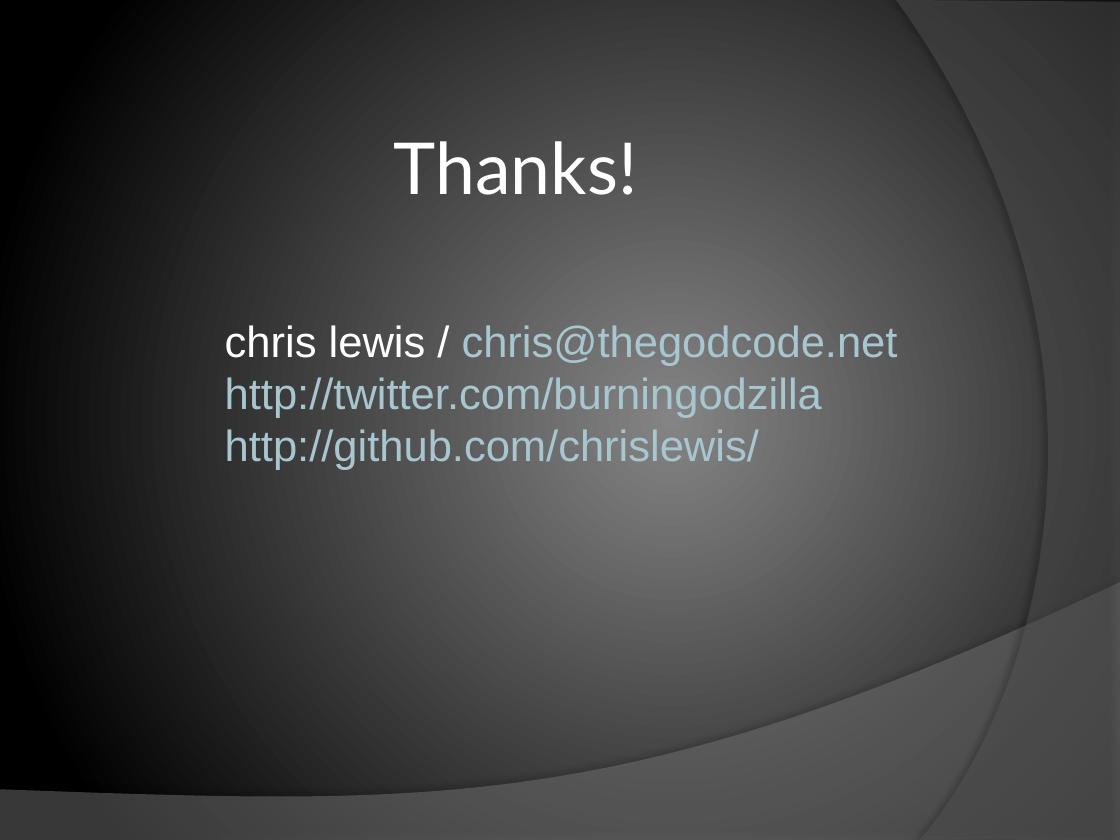
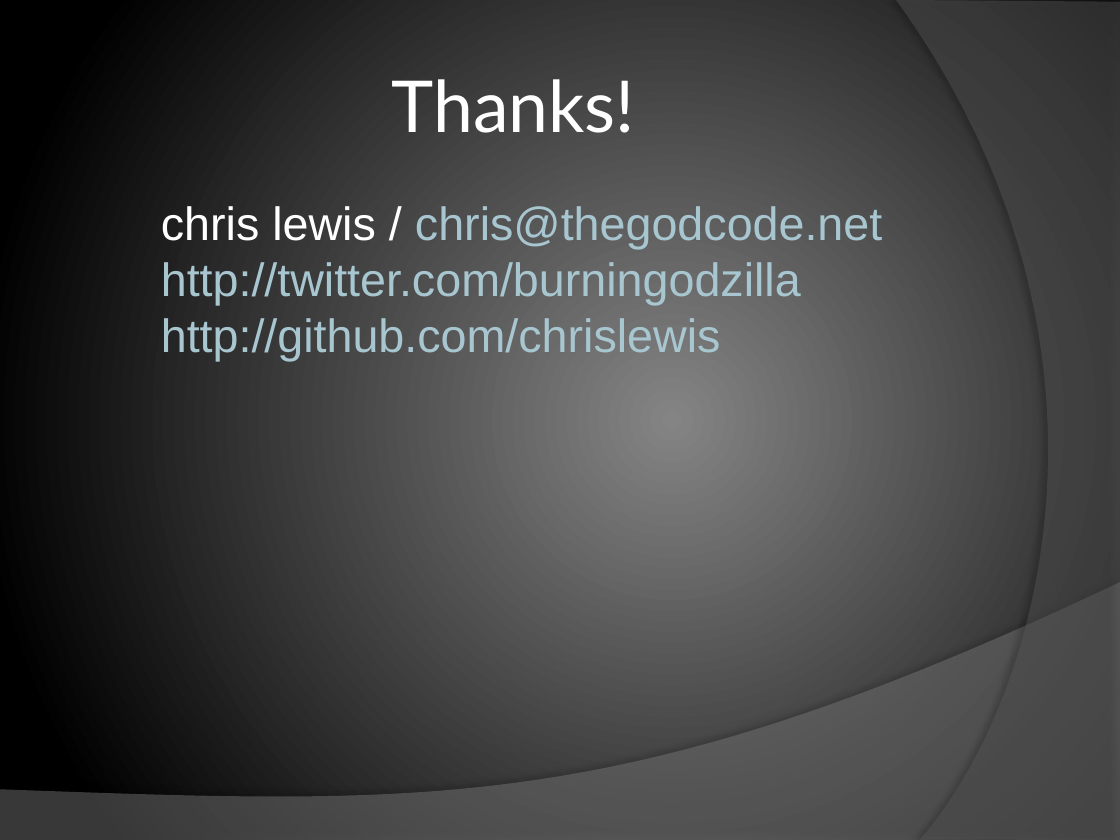
Before and after one commit to chrislewis/JaxFunc_0_ImperativelyFunctional, a slide deck: slide 31 of JaxFunc.pptx (slide 28 before the commit). Drawn at 1120x840 pixels with LibreOffice and Linux fonts; fonts in the diff are those of the drawing. Boxes give left, top, right and bottom in pixels: in the first picture for what was removed or moved away, otherwise in the second. Text is boxed around its words. In the diff, an @@ line names an element or a change of style, - is before the commit and + after.

```diff
--- a/JaxFunc.pptx
+++ b/JaxFunc.pptx
@@ title "Thanks!": place and size @@
-title "Thanks!" at <box>394,141,638,195</box>
+title "Thanks!" at <box>392,79,636,133</box>
@@ title "Thanks!" at <box>392,79,636,133</box>: alignment left to centre @@
@@ text "chris lewis / chris@thegodcode.net": place and size @@
-text "chris lewis / chris@thegodcode.net" at <box>225,325,898,470</box>
+text "chris lewis / chris@thegodcode.net" at <box>161,206,882,361</box>
@@ text at <box>161,206,882,305</box>: size 28 to 30 pt in "chris lewis / chris@thegodcode.net", "http://twitter.com/burningodzilla" @@
@@ text at <box>161,315,721,361</box>: text changed; size 28 to 30 pt @@
-http://github.com/chrislewis/
+http://github.com/chrislewis
```
Also in this commit, not shown: 16 other slides changed, 3 slides added.
